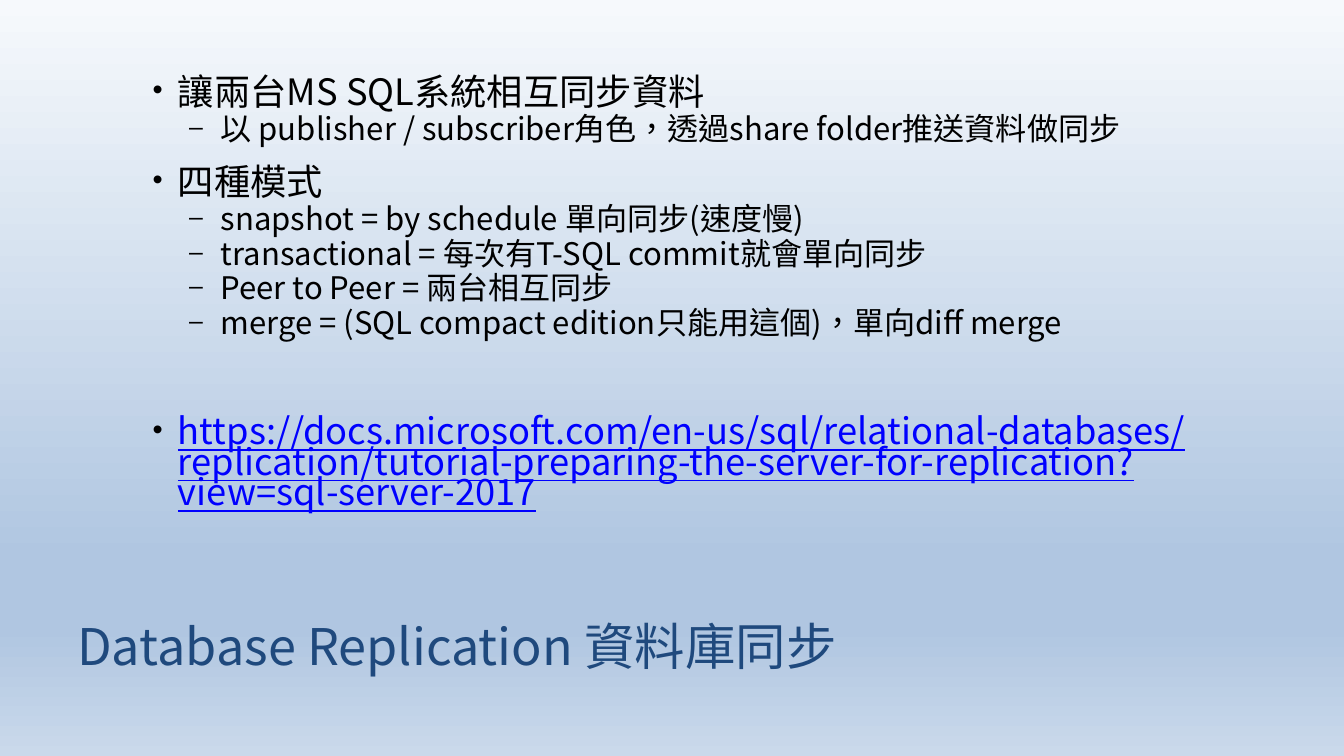
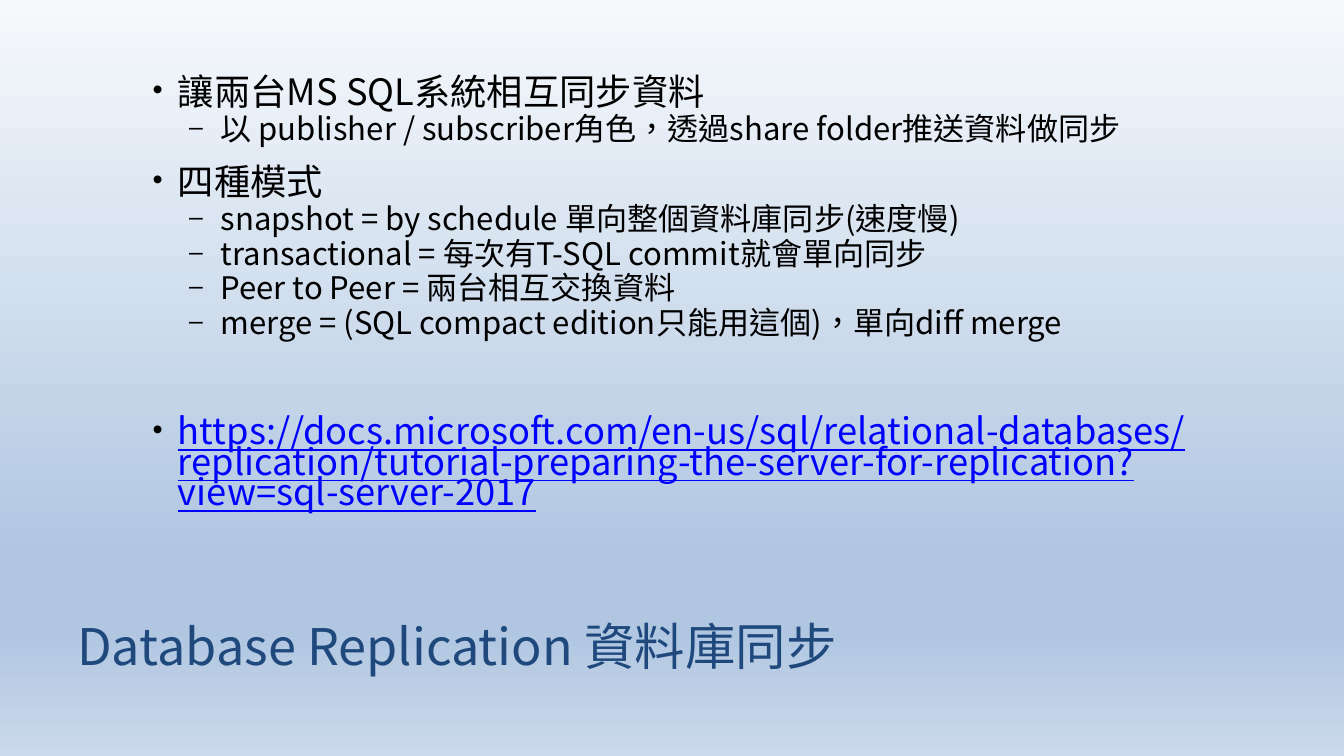
Before and after one commit to smokingpc/MssqlReplication, a slide deck: slide 2 of doc/introduction.pptx. Drawn at 1344x756 pixels with LibreOffice and Linux fonts; fonts in the diff are those of the drawing. Boxes give left, top, right and bottom in pixels: in the first picture for what was removed or moved away, otherwise in the second. Text is boxed around its words. In the diff, an @@ line names an element or a change of style, - is before the commit and + after.

```diff
--- a/doc/introduction.pptx
+++ b/doc/introduction.pptx
@@ text at (x1=221, y1=204, x2=959, y2=238): text changed @@
-  – snapshot = by schedule 單向同步(速度慢)
+  – snapshot = by schedule 單向整個資料庫同步(速度慢)
@@ text at (x1=221, y1=268, x2=676, y2=302): text changed @@
-  – Peer to Peer = 兩台相互同步
+  – Peer to Peer = 兩台相互交換資料
```
Also in this commit, not shown: 2 other slides changed, 3 slides added, 1 slide removed.
